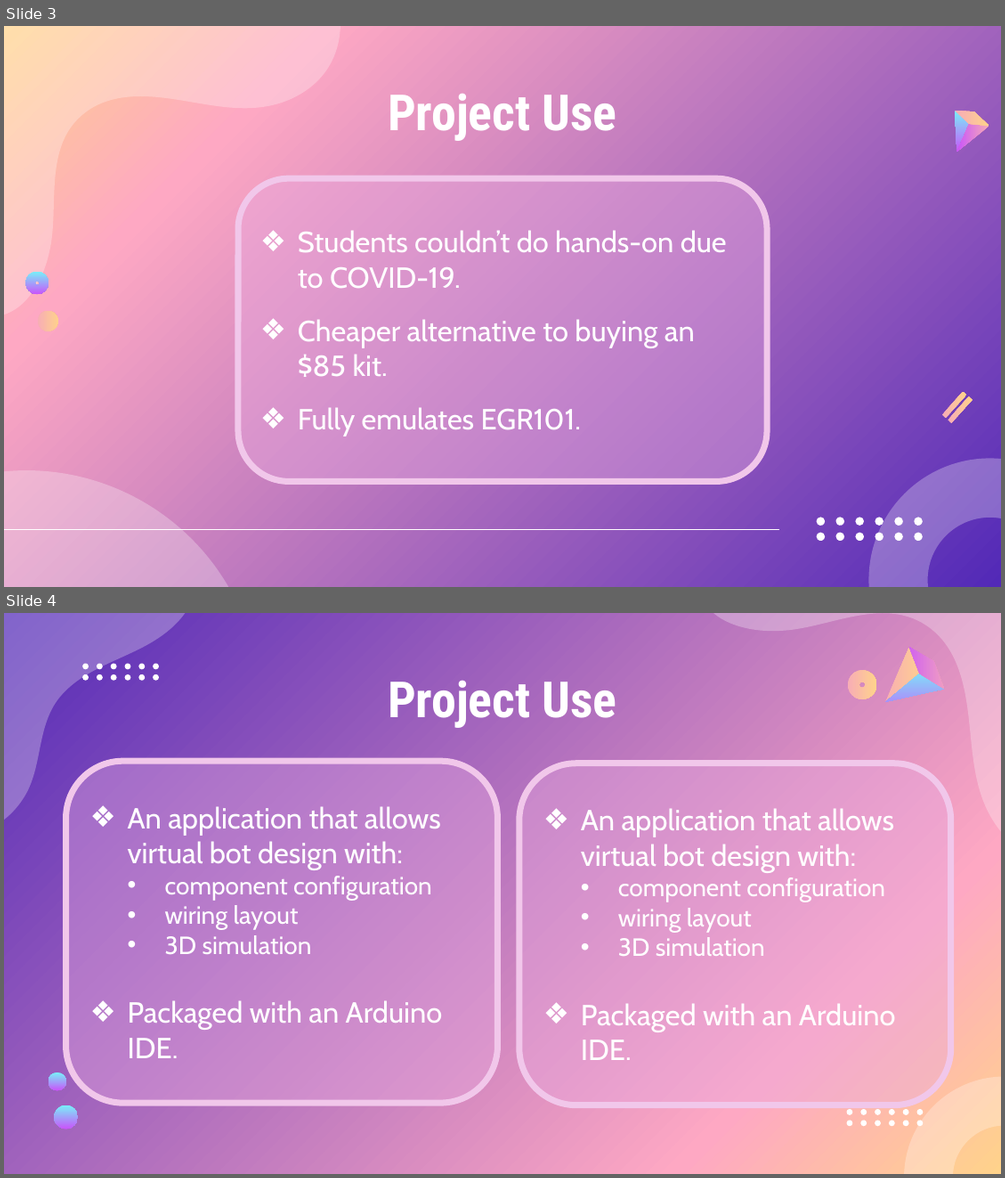
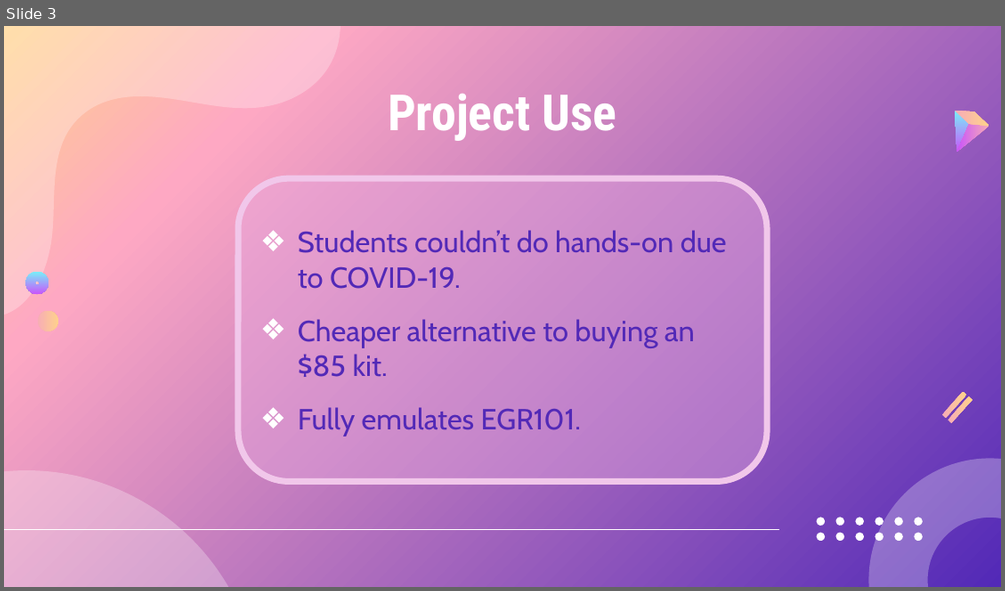
Before and after one commit to DanielKhali1/EGR101-Sim, a slide deck: Documentation/sprint5demo.pptx. Shown one above the other, each under a label of ours: slides 3 and 4 before the commit, slide 3 after it. The pictures are 1005x1178 and 1005x591 pixels, drawn with LibreOffice and Linux fonts; fonts in the diff are those of the drawing. Boxes give left, top, right and bottom in pixels: in the first picture for what was removed or moved away, otherwise in the second. Text is boxed around its words. In the diff, an @@ line names an element or a change of style, - is before the commit and + after.

```diff
--- a/Documentation/sprint5demo.pptx
+++ b/Documentation/sprint5demo.pptx
@@ slide 4 removed at (4,613,1001,1174), background gradient #5229B7 to #FEA8C3 to #FFD38B @@
@@ freeform shape removed at (4,613,202,837) @@
@@ freeform shape removed at (704,613,1001,941) @@
@@ freeform shape removed at (880,647,929,709) @@
@@ freeform shape removed at (900,647,955,689) @@
@@ group removed at (82,662,159,681): 12 freeform shapes @@
@@ text removed at (388,680,617,728) @@
-Project Use
@@ freeform shape removed at (847,671,877,700) @@
@@ freeform shape removed at (886,666,945,724) @@
@@ rounded rectangle removed at (66,761,498,1103) @@
-❖ An application that allows virtual bot design with:
-  • component configuration
-  • wiring layout
-  • 3D simulation
-❖ Packaged with an Arduino IDE.
@@ rounded rectangle removed at (519,763,951,1105) @@
-❖ An application that allows virtual bot design with:
-  • component configuration
-  • wiring layout
-  • 3D simulation
-❖ Packaged with an Arduino IDE.
@@ freeform shape removed at (48,1072,66,1090) @@
@@ freeform shape removed at (905,1077,1001,1174) @@
@@ freeform shape removed at (54,1105,78,1129) @@
@@ group removed at (847,1107,923,1127): 12 freeform shapes @@
@@ slide 3 changed as well @@
@@ rounded rectangle "Students couldn’t do hands-on due ..." at (238,178,767,482): text colour #FFFFFF to #5229B7 @@
```
Also in this commit, not shown: 2 other slides changed, 9 slides added.
